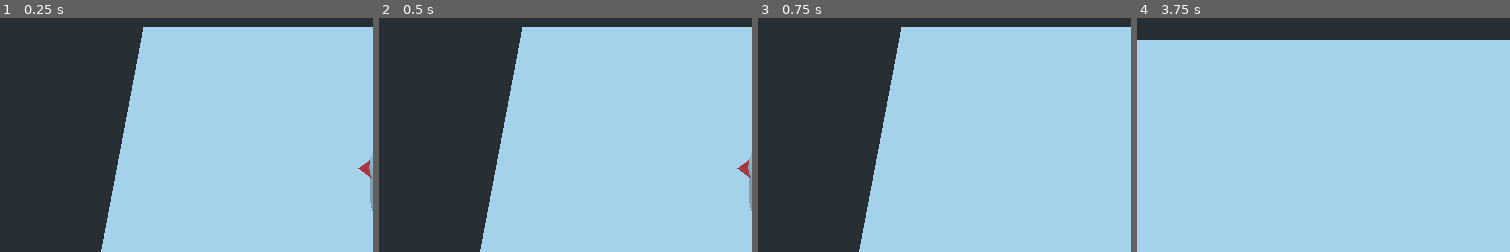
Above: before the commit, frames 1-4 (left to right).
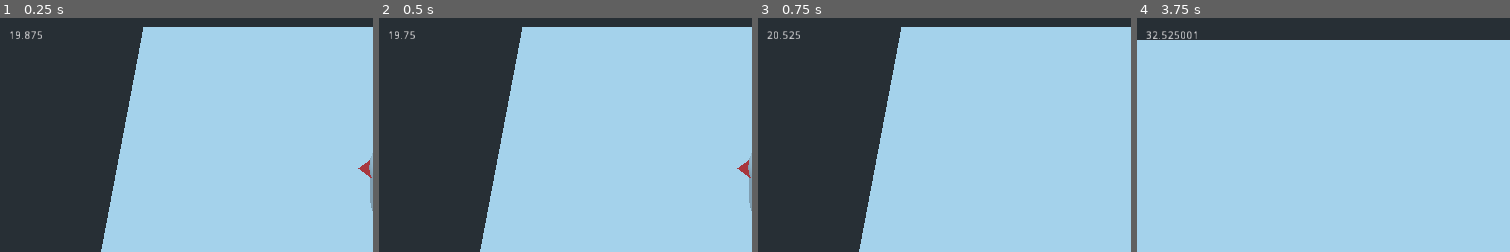
Above: after the commit, the same moments.

Repository: ville2304/gcgj1806
Game: Godot game, scene res://Main.tscn
Two runs of this game, one before a commit and one after it. Both use one fixed random seed, a clock stepped at 60 frames per second and the inputs below.
Inputs:
- Up to frame 1 (0.25 s): no input
- Up to frame 2 (0.5 s): no input
- Up to frame 3 (0.75 s): tap Enter at 0.5 s; hold Right (move_east) from 0.53 s (still down)
- Up to frame 4 (3.75 s): release Right (move_east) at 1.28 s; hold Down (move_south) 1.28-2.03 s; hold Right (move_east) 2.03-2.78 s; hold Up (move_north) 2.78-3.53 s; hold Left (move_west) from 3.53 s (still down)
The pictures show only the part of the screen within x 0-50%, y 0-50%; the shares and areas given below are measured in that part.

The runs differ from the first frame. In frame 1, 0.1% of the frame differs, in the area x 2-12%, y 5-9%; in frame 2, 0.1%; in frame 3, 0.1%; in frame 4, 0.2%, in the area x 2-17%, y 5-9%.

Commit message:
Added temperature HP, cooldown and death event.

Diff:
--- a/Game/Main.tscn
+++ b/Game/Main.tscn
@@ -230,3 +230,23 @@
 skeleton = NodePath("..")
 material/0 = null
 _sections_unfolded = [ "Transform" ]
+
+[node name="Label" type="Label" parent="." index="4"]
+
+anchor_left = 0.0
+anchor_top = 0.0
+anchor_right = 0.0
+anchor_bottom = 0.0
+margin_left = 11.0
+margin_top = 16.0
+margin_right = 51.0
+margin_bottom = 30.0
+rect_pivot_offset = Vector2( 0, 0 )
+rect_clip_content = false
+mouse_filter = 2
+mouse_default_cursor_shape = 0
+size_flags_horizontal = 1
+size_flags_vertical = 4
+percent_visible = 1.0
+lines_skipped = 0
+max_lines_visible = -1
--- a/Game/project.godot
+++ b/Game/project.godot
@@ -28,6 +28,9 @@
 move_west=[ Object(InputEventKey,"resource_local_to_scene":false,"resource_name":"","device":0,"alt":false,"shift":false,"control":false,"meta":false,"command":false,"pressed":false,"scancode":16777231,"unicode":0,"echo":false,"script":null)
 , Object(InputEventJoypadButton,"resource_local_to_scene":false,"resource_name":"","device":0,"button_index":14,"pressure":0.0,"pressed":false,"script":null)
  ]
+cooldown=[ Object(InputEventKey,"resource_local_to_scene":false,"resource_name":"","device":0,"alt":false,"shift":false,"control":false,"meta":false,"command":false,"pressed":false,"scancode":67,"unicode":0,"echo":false,"script":null)
+, Object(InputEventJoypadButton,"resource_local_to_scene":false,"resource_name":"","device":0,"button_index":3,"pressure":0.0,"pressed":false,"script":null)
+ ]
 
 [rendering]
 
--- a/Game/script/Player.gd
+++ b/Game/script/Player.gd
@@ -23,26 +23,110 @@
 const DEAD_ZONE = 0.2 * 0.2
 const ZERO_ANGLE = Vector2(-1, 0)
 
+const NATURAL_TEMP_RISE = 4.0
+const NATURAL_TEMP_DECREASE = 0.5
+const COOLDOWN_TEMP_DECREASE_MAX = 10.0
+
+enum Mode{
+	IDLE
+	WALK
+	COOLDOWN
+}
+
+
 onready var mObject = $Spatial
 
+var Dead setget ,isDead
+func isDead():
+	return Dead
+
+var mMode
+var mTemperature
+var mCooldownTimer
+var mSupercharged
+onready var mLabel = get_node("../Label")
+
+
+func Init():
+	mMode = Mode.IDLE
+	Dead = false
+	mTemperature = 20.0
+	mSupercharged = false
+	mLabel.text = str(mTemperature)
+
+func _ready():
+	Init()
 
 func _physics_process(delta):
-	var mvec = Vector3()
-	if Input.is_action_pressed("move_north"):
-		mvec.z -= 1
-	if Input.is_action_pressed("move_south"):
-		mvec.z += 1
-	if Input.is_action_pressed("move_east"):
-		mvec.x += 1
-	if Input.is_action_pressed("move_west"):
-		mvec.x -= 1
+	if Dead:
+		return
 
-	var axis = Vector2(Input.get_joy_axis(0, JOY_ANALOG_LX), Input.get_joy_axis(0, JOY_ANALOG_LY))
-	if axis.length_squared() >= DEAD_ZONE:
-		mvec.x = axis.x
-		mvec.z = axis.y
+	if Input.is_action_just_pressed("cooldown"):
+		# TODO: Play cooldown animation
+		print("anim cooldown")
+		mMode = Mode.COOLDOWN
+		mCooldownTimer = 0
+	if Input.is_action_just_released("cooldown"):
+		# TODO: Play cooldown off animation
+		print("anim cooldown off")
+		mMode = Mode.IDLE
 
-	mvec = mvec.normalized() * 4.0
-	move_and_slide(mvec)
-	if mvec.length_squared() != 0:
-		mObject.rotation.y = Vector2(mvec.x, mvec.z).angle_to(ZERO_ANGLE)
+	if mMode == Mode.IDLE || mMode == Mode.WALK:
+		var mvec = Vector3()
+		if Input.is_action_pressed("move_north"):
+			mvec.z -= 1
+		if Input.is_action_pressed("move_south"):
+			mvec.z += 1
+		if Input.is_action_pressed("move_east"):
+			mvec.x += 1
+		if Input.is_action_pressed("move_west"):
+			mvec.x -= 1
+
+		var axis = Vector2(Input.get_joy_axis(0, JOY_ANALOG_LX), Input.get_joy_axis(0, JOY_ANALOG_LY))
+		if axis.length_squared() >= DEAD_ZONE:
+			mvec.x = axis.x
+			mvec.z = axis.y
+		mvec = mvec.normalized() * 4.0
+		if mvec.length_squared() != 0:
+			if mMode != Mode.WALK:
+				# TODO: Play anim walk
+				print("anim walk")
+				mMode = Mode.WALK
+			move_and_slide(mvec)
+			mObject.rotation.y = Vector2(mvec.x, mvec.z).angle_to(ZERO_ANGLE)
+		else:
+			if mMode != Mode.IDLE:
+				# TODO: Play anim idle
+				print("anim idle")
+				mMode = Mode.IDLE
+
+	# Temperature control
+	if mMode == Mode.WALK:
+		mTemperature += NATURAL_TEMP_RISE * delta
+	elif mMode == Mode.IDLE:
+		if !mSupercharged:
+			mTemperature -= NATURAL_TEMP_DECREASE * delta
+	elif mMode == Mode.COOLDOWN:
+		mCooldownTimer += delta * .2
+		# TODO: Add nifty effect here
+		mTemperature -= min(mCooldownTimer, COOLDOWN_TEMP_DECREASE_MAX)
+
+	if mTemperature <= 0:
+		# TODO: Play anim death
+		print("anim death")
+		Dead = true
+		# TODO: Broadcast death
+	mTemperature = clamp(mTemperature, 0, 100)
+
+	if mTemperature >= 100:
+		if !mSupercharged:
+			# TODO: Play anim supercharge
+			print("anim supercharge")
+		mSupercharged = true
+	else:
+		if mSupercharged:
+			# TODO: Play anim supercharge off
+			print("anim supercharge off")
+		mSupercharged = false
+
+	mLabel.text = str(mTemperature)
